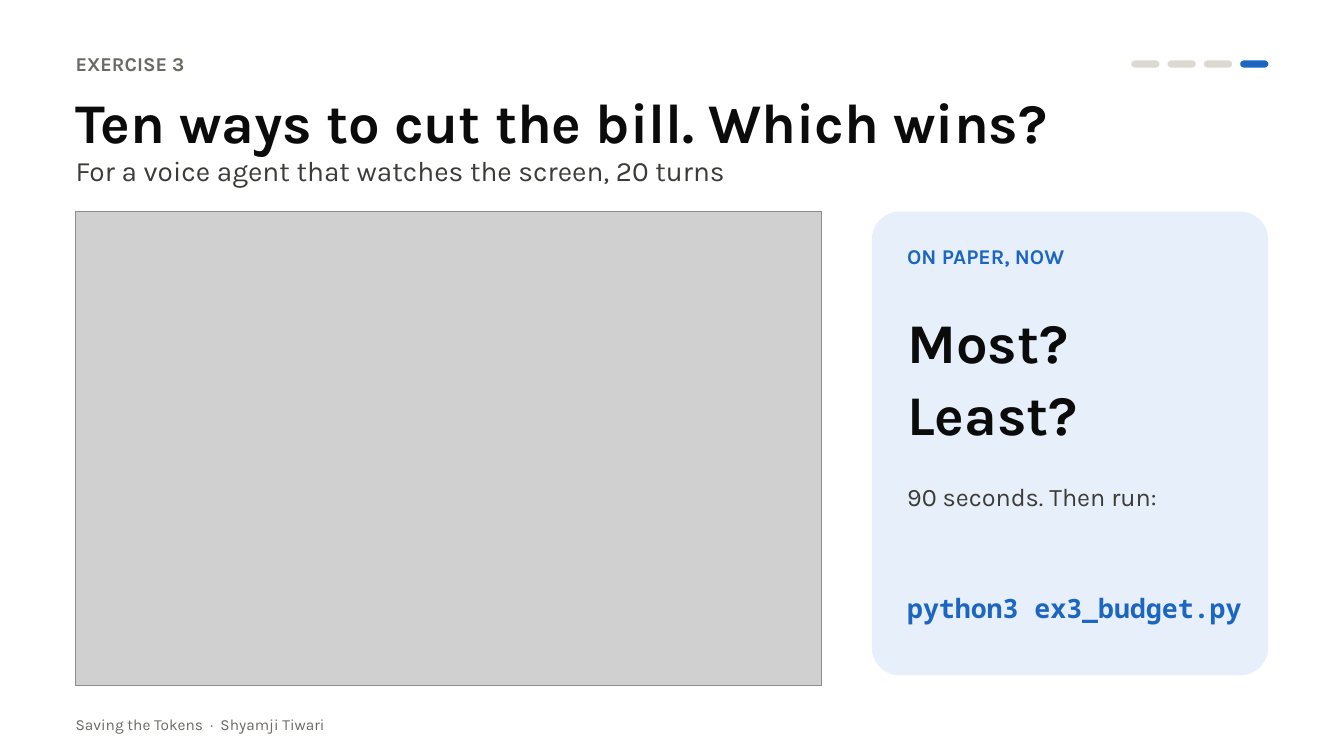
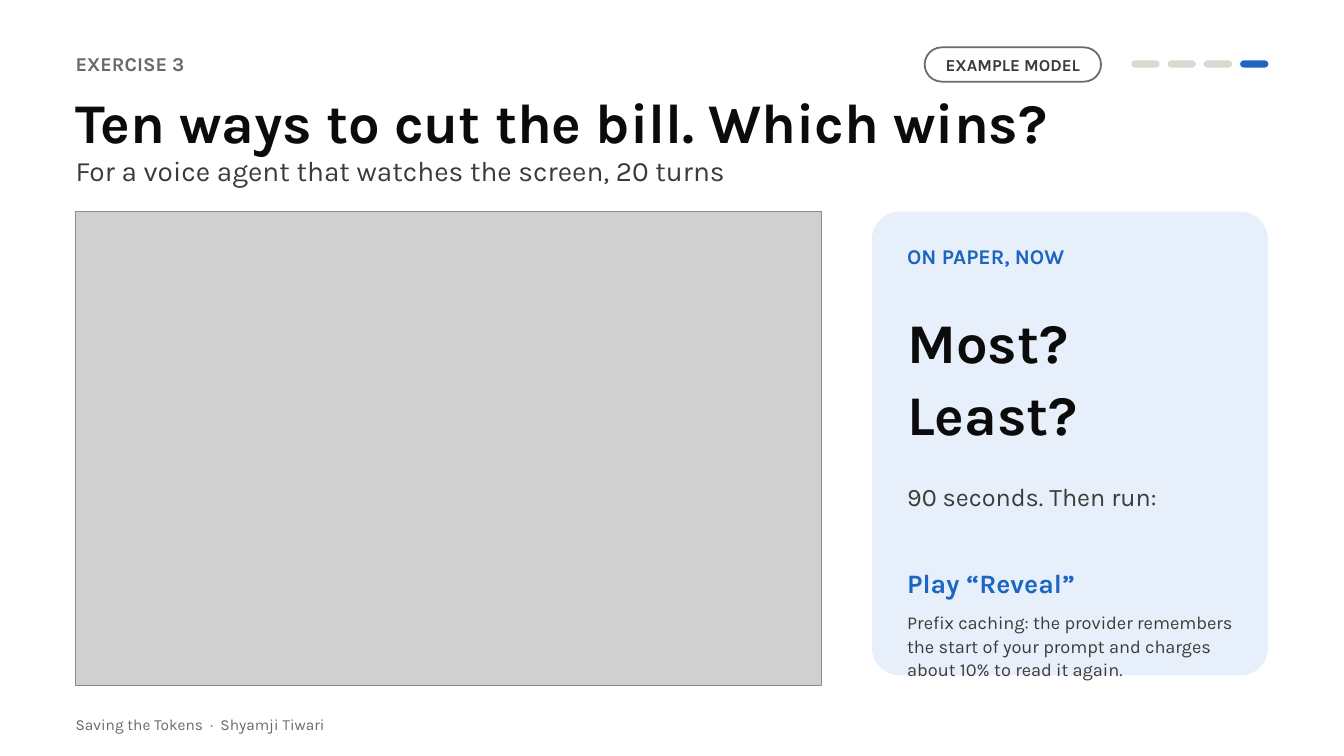
Before and after one commit to SwarnaRavali/agentic-ai-26, a slide deck: slide 14 of Saving-the-Tokens/slides/Saving_the_Tokens.pptx (slide 15 before the commit). Drawn at 1344x756 pixels with LibreOffice and Linux fonts; fonts in the diff are those of the drawing; grey boxes stand for pictures. Boxes give left, top, right and bottom in pixels: in the first picture for what was removed or moved away, otherwise in the second. Text is boxed around its words. In the diff, an @@ line names an element or a change of style, - is before the commit and + after.

```diff
--- a/Saving-the-Tokens/slides/Saving_the_Tokens.pptx
+++ b/Saving-the-Tokens/slides/Saving_the_Tokens.pptx
@@ rounded rectangle added at (925,47,1101,82), fill #FFFFFF, outline #6B6963 1.25 pt, 12 pt, text #3C3B38, bold @@
+EXAMPLE MODEL
@@ text removed at (907,597,1241,625) @@
-python3 ex3_budget.py
@@ text added at (907,574,1074,600), 19 pt, text #1C66C2, bold @@
+Play “Reveal”
@@ text added at (907,616,1232,681), 13 pt, text #3C3B38 @@
+Prefix caching: the provider remembers the start of your prompt and charges about 10% to read it again.
```
Also in this commit, not shown: 17 other slides changed, 11 other files.
